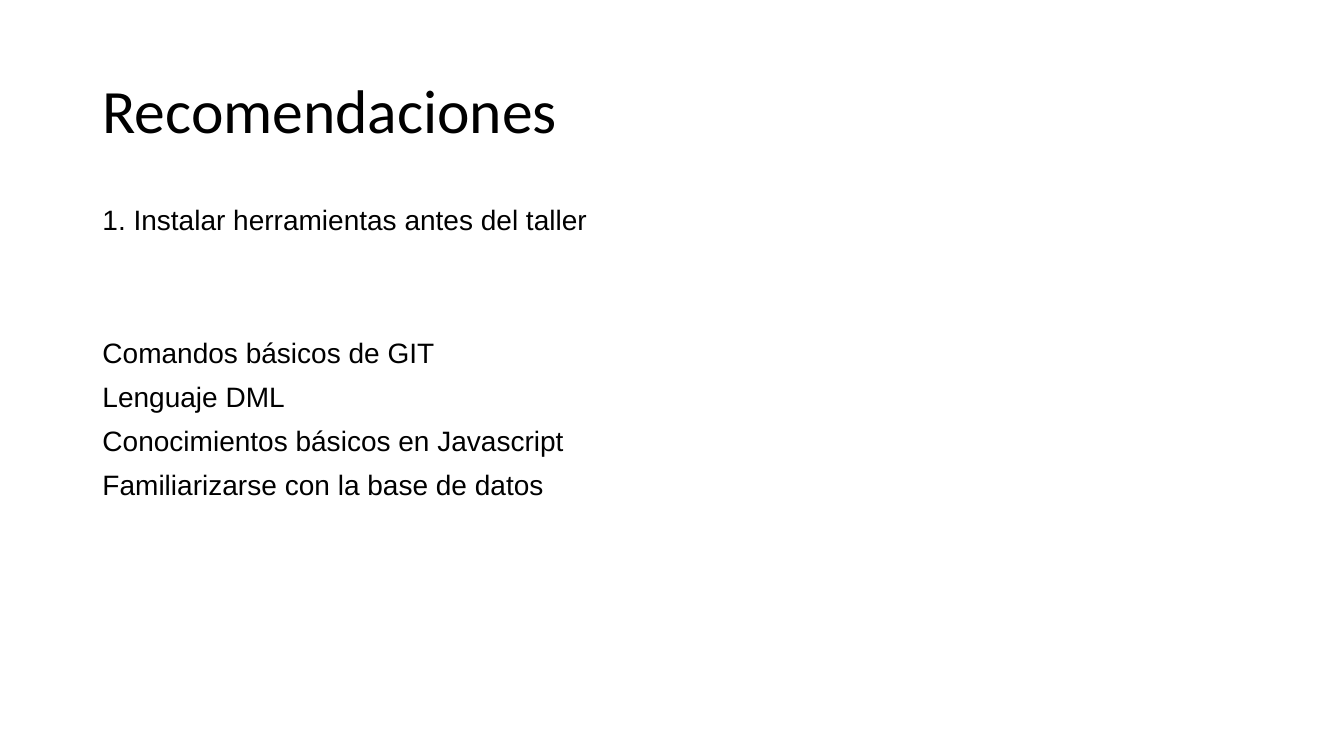
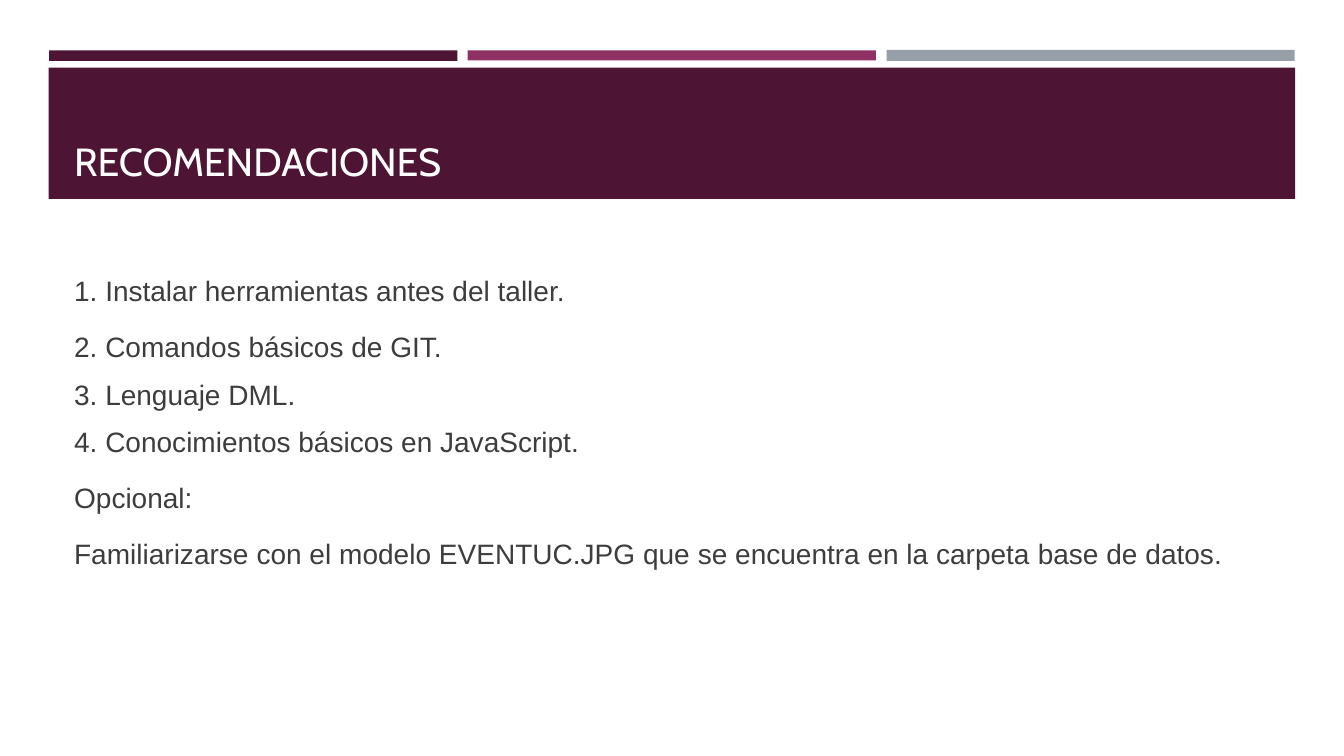
Before and after one commit to codemcm/talleritt, a slide deck: slide 3 of Presentacion/Taller.pptx. Drawn at 1344x756 pixels with LibreOffice and Linux fonts; fonts in the diff are those of the drawing. Boxes give left, top, right and bottom in pixels: in the first picture for what was removed or moved away, otherwise in the second. Text is boxed around its words. In the diff, an @@ line names an element or a change of style, - is before the commit and + after.

```diff
--- a/Presentacion/Taller.pptx
+++ b/Presentacion/Taller.pptx
@@ rectangle added at <box>49,50,458,60</box>, fill #4D1434 @@
@@ rectangle added at <box>468,50,876,60</box>, fill #903163 @@
@@ rectangle added at <box>886,50,1295,62</box>, fill #969FA7 @@
@@ rectangle added at <box>48,68,1296,199</box>, fill #4D1434 @@
@@ title "RECOMENDACIONES" at <box>74,148,441,177</box>: vertical alignment middle to bottom @@
@@ title at <box>74,148,441,177</box>: text changed; size 44 to 28 pt; font Calibri to Cabin; text colour #000000 to #FFFFFF @@
-Recomendaciones
+RECOMENDACIONES
@@ text "1. Instalar herramientas antes del ..." at <box>74,280,1221,570</box>: vertical alignment top to middle @@
@@ text at <box>74,280,1221,570</box>: text changed; text colour #000000 to #3D3D3D @@
-1. Instalar herramientas antes del taller
-  Comandos básicos de GIT
-Lenguaje DML
-Conocimientos básicos en Javascript
-  Familiarizarse con la base de datos
+1. Instalar herramientas antes del taller.
+  2. Comandos básicos de GIT.
+3. Lenguaje DML.
+4. Conocimientos básicos en JavaScript.
+  Opcional:
+  Familiarizarse con el modelo EVENTUC.JPG que se encuentra en la carpeta base de datos.
```
Also in this commit, not shown: 3 other slides changed, 1 slide added, 1 slide removed.
